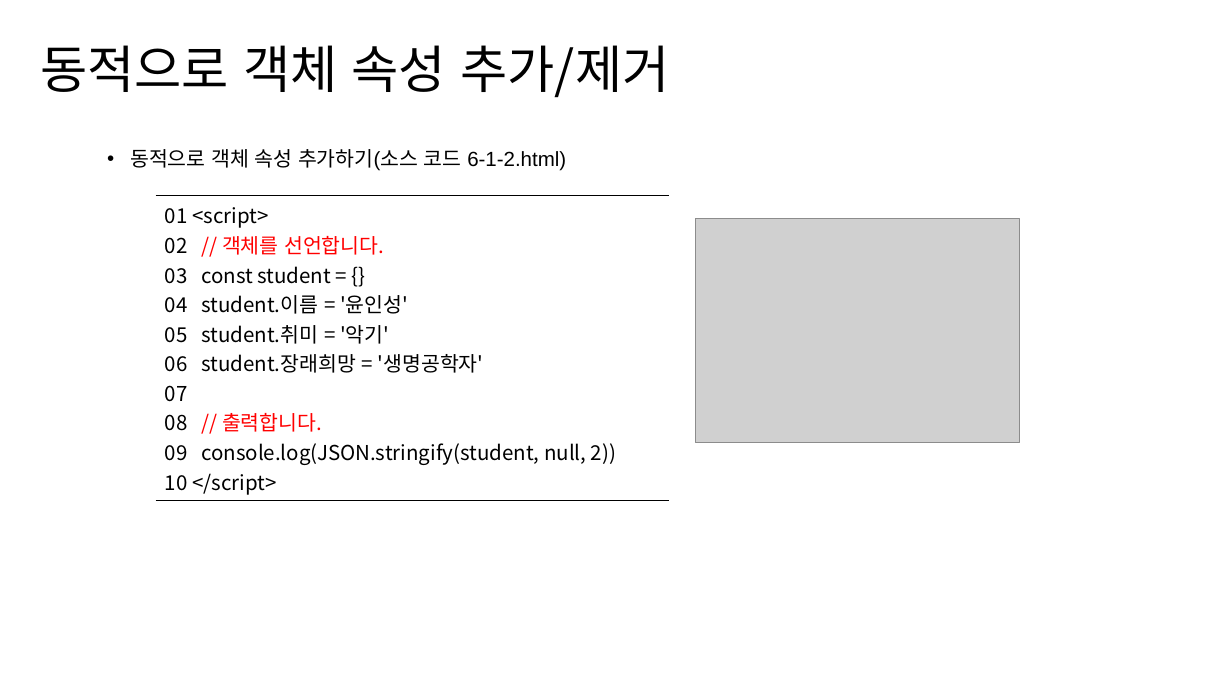
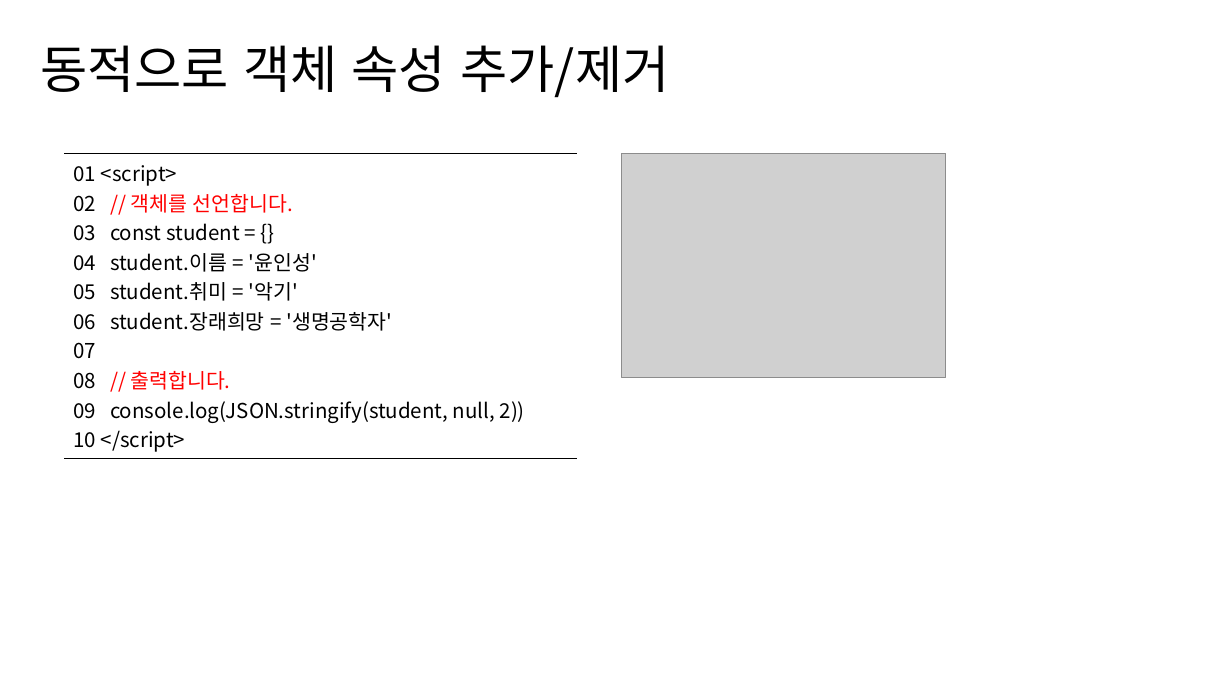
Before and after one commit to hizerdfo/poly_data_javascript_2023, a slide deck: slide 8 of 305-객체/305-1.함수객체.pptx. Drawn at 1232x693 pixels with LibreOffice and Linux fonts; fonts in the diff are those of the drawing; grey boxes stand for pictures. Boxes give left, top, right and bottom in pixels: in the first picture for what was removed or moved away, otherwise in the second. Text is boxed around its words. In the diff, an @@ line names an element or a change of style, - is before the commit and + after.

```diff
--- a/305-객체/305-1.함수객체.pptx
+++ b/305-객체/305-1.함수객체.pptx
@@ text removed at (130, 149, 566, 171) @@
-  • 동적으로 객체 속성 추가하기(소스 코드 6-1-2.html)
@@ table: place and size @@
-table at (155, 196, 668, 499)
+table at (65, 153, 578, 456)
@@ picture: place and size @@
-picture at (696, 218, 1020, 443)
+picture at (622, 153, 946, 378)
```
Also in this commit, not shown: 11 other slides changed, 44 other files.
